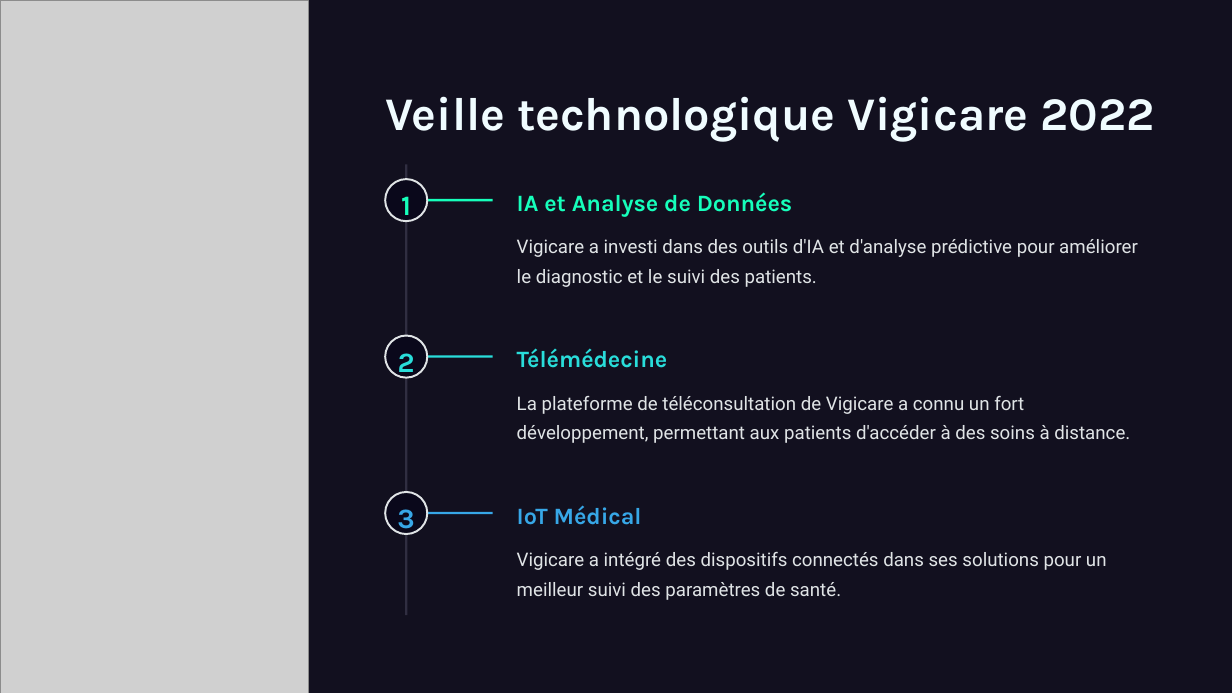
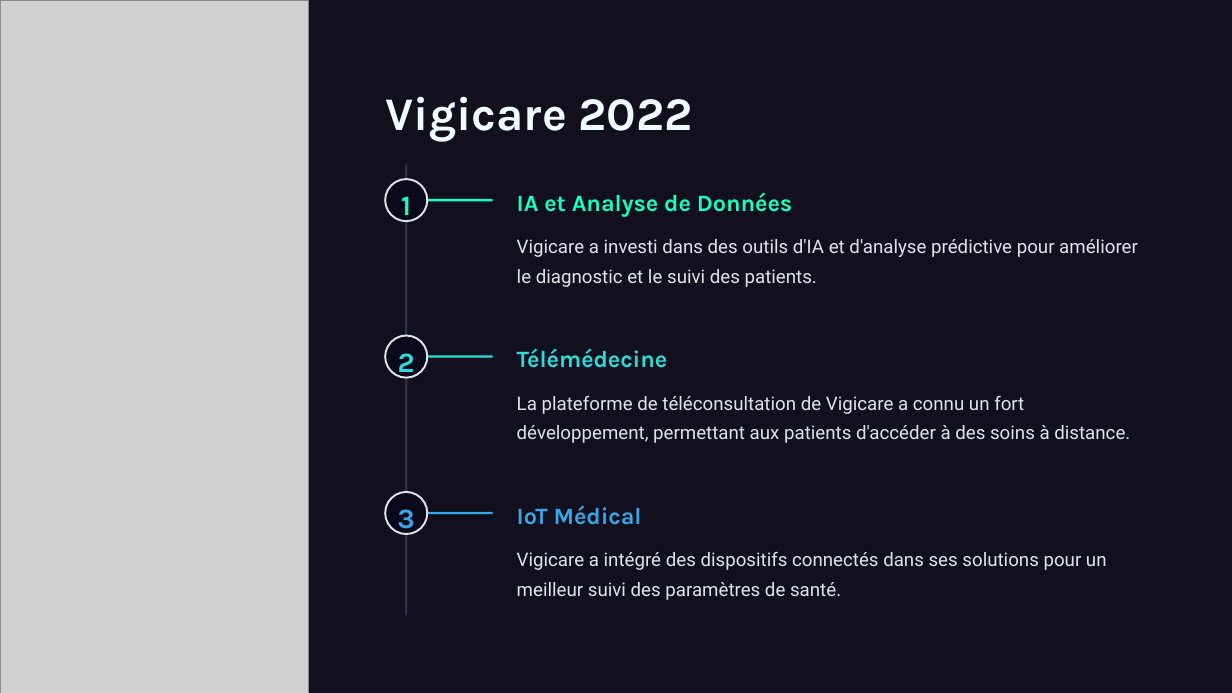
Before and after one commit to youyou2004/portfolio, a slide deck: slide 2 of veille technologique epreuve BTS.pptx. Drawn at 1232x693 pixels with LibreOffice and Linux fonts; fonts in the diff are those of the drawing; grey boxes stand for pictures; background and template pictures are left out; a plain dark background stands for a picture behind light text. Boxes give left, top, right and bottom in pixels: in the first picture for what was removed or moved away, otherwise in the second. Text is boxed around its words. In the diff, an @@ line names an element or a change of style, - is before the commit and + after.

```diff
--- a/veille technologique epreuve BTS.pptx
+++ b/veille technologique epreuve BTS.pptx
@@ text at <box>386,96,693,142</box>: text changed @@
-Veille technologique Vigicare 2022
+Vigicare 2022
```
Also in this commit, not shown: 4 other slides changed, 4 slides removed.
